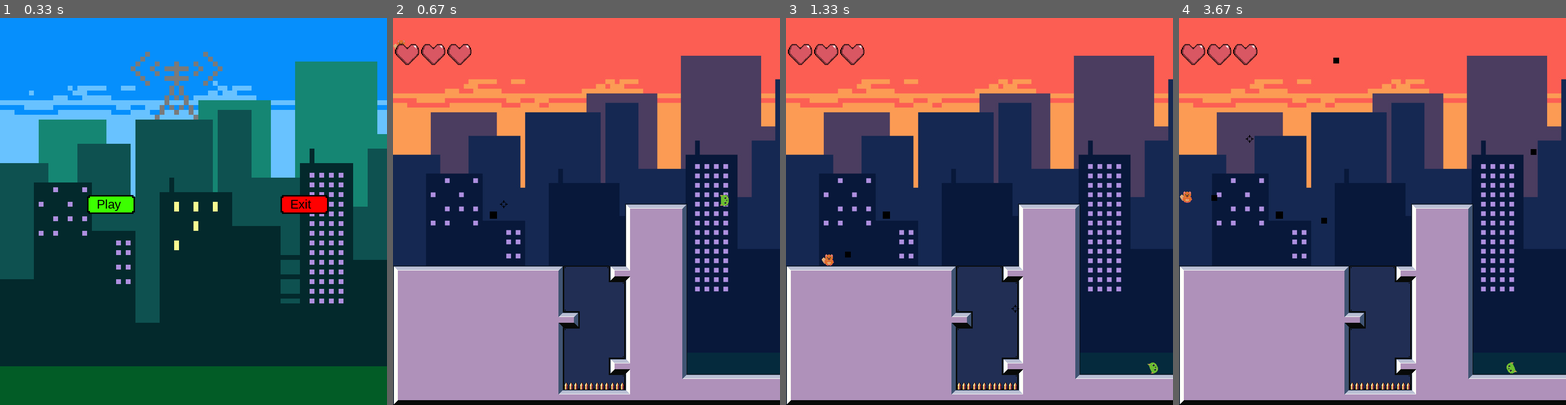
Above: before the commit, frames 1-4 (left to right).
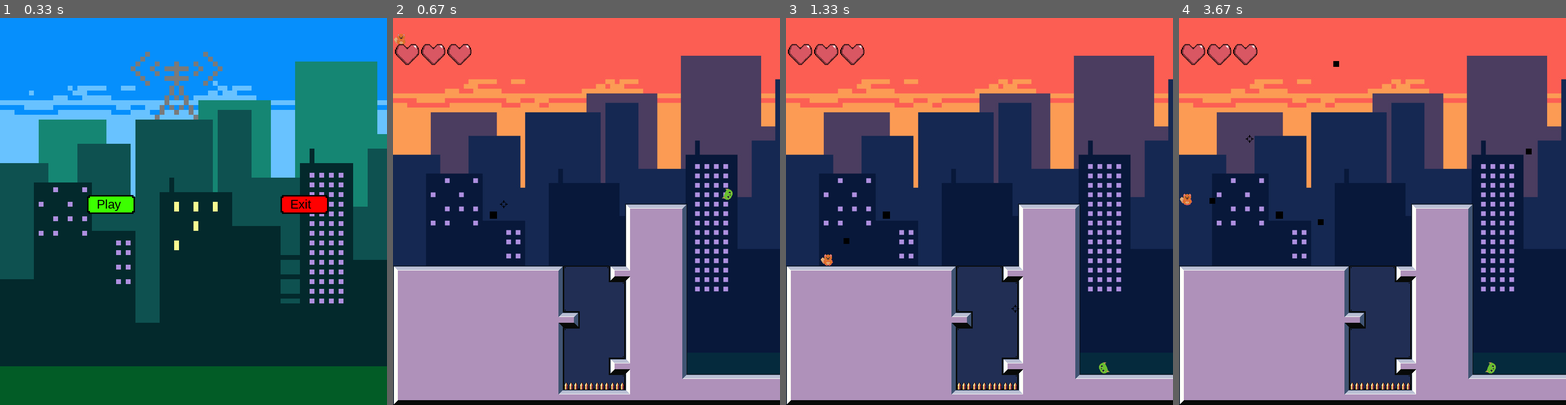
Above: after the commit, the same moments.

Repository: manucouto1/PyGame_5Gatos
Game: pygame game, started from src/main.py
The game is run twice, just before and just after one commit, with the same random seed, the same clock (stepped at 60 frames per second) and the same inputs.
Inputs (mouse positions are in pixels of both pictures, inside the frame that each line leads up to):
- Up to frame 1 (0.33 s): no input
- Up to frame 2 (0.67 s): click "Play" at 0.38 s
- Up to frame 3 (1.33 s): hold Right 0.67-1.13 s; move the mouse to (1018, 238) at 0.7 s; click (1014, 308) at 1.22 s
- Up to frame 4 (3.67 s): hold Up 1.5-1.8 s; click (1244, 76) at 1.58 s; hold Right 1.83-2.3 s; click (1453, 161) at 1.92 s; hold Left 2.33-2.87 s; click (1295, 149) at 2.42 s; hold Left 2.9-3.3 s; click (1418, 184) at 2.98 s; hold Up from 3.33 s (still down); click (1248, 137) at 3.42 s

Frame 1 is identical in both runs. In frame 2, 0.1% of the frame differs, in the area x 0-88%, y 4-49%; in frame 3, 0.2%; in frame 4, 0.3%, in the area x 0-93%, y 10-92%.

Commit message:
[FPS] Sincronización por tiempos raw

Diff:
--- a/src/game/director.py
+++ b/src/game/director.py
@@ -2,7 +2,7 @@
 from src.game.player import Player
 
 
-FPS = 20
+FPS = 30
 
 
 class Director:
@@ -44,7 +44,6 @@
     def run(self):
         while len(self.scenes) > 0:
             scene = self.scenes[len(self.scenes) - 1]
-
             self.loop(scene)
 
     def loop(self, scene):
@@ -52,10 +51,12 @@
         pg.event.clear()
         scene.init_level(self.player)
 
+        dt = self.clock.tick(FPS)
         while not self.exit:
+            print(dt)
             scene.events(pg.event.get())
-            scene.update()
+            scene.update(dt)
             scene.draw()
 
             pg.display.update()
-            self.clock.tick(FPS)
+            dt = self.clock.tick(FPS)
--- a/src/levels/level.py
+++ b/src/levels/level.py
@@ -50,6 +50,7 @@
                 raise ValueError("Problems with level config file")
 
     def init_level(self, player):
+        pg.mouse.set_visible(False)
         self.load_hero(player)
         self.load_platforms()
         self.load_enemies()
@@ -70,9 +71,8 @@
         self.dangerous.add(self.layers.get_dangerous())
 
     def load_enemies(self):
-        # todo Cargar enemigos desde json
         self.enemies = ScrollAdjustedGroup(self.camera.scroll)
-        Enemy((700, 320), 50, self.enemies)
+        Enemy((700, 320), 100, self.enemies)
 
     def load_events(self):
         self.zone_events = ScrollAdjustedGroup(self.camera.scroll)
@@ -96,17 +96,17 @@
     def check_event_reached(self):
         pg.sprite.spritecollide(self.hero, self.zone_events, dokill=True)
 
-    def update(self):
+    def update(self, dt):
         self.check_bullets_hits()
         self.check_event_reached()
-        # Para los enemigos algo parecido
+
         self.hero.is_hit(self.dangerous)
         self.hero.is_hit(self.enemies)
 
-        self.bullets.update()
         self.layers.update()
-        self.enemies.update(self.platforms)
-        self.camera.update(self.platforms, self.dangerous)
+        self.bullets.update(dt)
+        self.enemies.update(self.platforms, dt)
+        self.camera.update(self.platforms, self.dangerous, dt)
         self.cursor.update(pg.mouse.get_pos())
 
     def map_limit(self):
--- a/src/levels/testLevel.py
+++ /dev/null
@@ -1,14 +0,0 @@
-from levels.level import Level
-from utils import assets
-
-
-class TestLevel(Level):
-    def __init__(self):
-        super().__init__('test_level')
-        self.bg = assets.load_image("background.png")
-
-
-class TestLevel2(Level):
-    def __init__(self):
-        super().__init__('test_level')
-        self.bg = assets.load_image("background2.png")
--- a/src/menu/menu.py
+++ b/src/menu/menu.py
@@ -2,6 +2,7 @@
 from src.menu.screen import ScreenGUIInitial
 from src.sprites.pasive.cursor import Cursor
 from src.levels.level_2d_scroller import Scroller2D
+import src.utils.assets as assets
 
 
 class Menu:
@@ -14,8 +15,9 @@
         self.scenes_list.append(ScreenGUIInitial(self, "background2.png"))
         self.cursor = Cursor(pg.mouse.get_pos())
         self.show_initial_scene()
-        pg.mixer.music.load("sounds/menu.ogg")
-        self.init_sound = pg.mixer.Sound("sounds/init_game.wav")
+
+        pg.mixer.music.load(assets.path_to("sounds", "menu.ogg"))
+        self.init_sound = pg.mixer.Sound(assets.path_to("sounds", "init_game.wav"))
         pg.mixer.music.play(-1)
 
     # static menu
@@ -43,7 +45,7 @@
     def execute_game(self):
         pg.mixer.music.stop()
         self.init_sound.play()
-        pg.mixer.music.load("sounds/game.ogg")
+        pg.mixer.music.load(assets.path_to("sounds", "game.ogg"))
         pg.mixer.music.play(-1)
         self.director.stack_scene(Scroller2D("level1"))
 
--- a/src/sprites/active/active_entity.py
+++ b/src/sprites/active/active_entity.py
@@ -24,20 +24,20 @@
         self.jump_strength = 30
         self.num_jumps = 0
 
-    def idle_loop(self):
-        self.image = self.sheet[0].next()
+    def idle_loop(self, dt):
+        self.image = self.sheet[0].next(dt)
 
-    def walk_loop(self):
+    def walk_loop(self, dt):
         if self.direction == pg.K_LEFT:
-            self.image = self.sheet[2].next()
+            self.image = self.sheet[2].next(dt)
         elif self.direction == pg.K_RIGHT:
-            self.image = self.sheet[1].next()
+            self.image = self.sheet[1].next(dt)
 
-    def gravity(self):
+    def gravity(self, dt):
         if not self.onGround:
-            self.vel += GRAVITY
-            if self.vel.y > 100:
-                self.vel.y = 100
+            self.vel += (GRAVITY/50)*dt
+            if self.vel.y > 63:
+                self.vel.y = 63
 
     def jump(self):
         if self.onGround:
@@ -75,18 +75,14 @@
                     self.rect.bottom = p.rect.top
                     self.onGround = True
                     self.num_jumps = 0
-                    d = pg.sprite.spritecollide(self, platforms, False)
-                    if len(d) > 0:
-                        s = sorted(d, key=lambda e: e.rect.top, reverse=True)
-                        self.rect.bottom = s[0].rect.top
                 if yvel < 0:
                     self.rect.top = p.rect.bottom
                     self.vel.y = 0
 
-    def apply(self, platforms):
-        self.gravity()
-        self.rect.x += self.vel.x
+    def apply(self, platforms, dt):
+        self.gravity(dt)
+        self.rect.x += (self.vel.x/50 * dt)
         self.collide_ground(self.vel.x, 0, platforms)
-        self.rect.y += self.vel.y
+        self.rect.y += (self.vel.y/50 * dt)
         self.onGround = False
         self.collide_ground(0, self.vel.y, platforms)
--- a/src/sprites/active/enemy.py
+++ b/src/sprites/active/enemy.py
@@ -39,18 +39,18 @@
                 self.sheet.reset()
                 self.move_right()
 
-    def dead_loop(self):
-        self.image = self.sheet[3].next()
+    def dead_loop(self, dt):
+        self.image = self.sheet[3].next(dt)
 
-    def update(self, platforms):
+    def update(self, platforms, dt):
         if self.life > 0:
             self.move()
-            self.walk_loop()
-            self.apply(platforms)
+            self.walk_loop(dt)
+            self.apply(platforms, dt)
         else:
             self.vel.x = 0
-            self.dead_loop()
-            self.apply(platforms)
+            self.dead_loop(dt)
+            self.apply(platforms, dt)
 
     def is_hit(self):
         # TODO ver como implementar daño en enemigo
--- a/src/sprites/active/hero.py
+++ b/src/sprites/active/hero.py
@@ -5,9 +5,6 @@
 from src.sprites.active.active_entity import ActiveEntity
 import src.utils.assets as assets
 import time
-
-
-GRAVITY = pg.Vector2((0, 2.8))
 
 
 class Hero(ActiveEntity):
@@ -37,11 +34,11 @@
 
         return bullet
 
-    def walk_loop(self):
+    def walk_loop(self, dt):
         if self.direction == pg.K_LEFT:
-            self.image = self.sheet[1].next()
+            self.image = self.sheet[1].next(dt)
         elif self.direction == pg.K_RIGHT:
-            self.image = self.sheet[2].next()
+            self.image = self.sheet[2].next(dt)
 
     def is_hit(self, dangerous):
         collide_l = pg.sprite.spritecollideany(self, dangerous)
@@ -51,11 +48,11 @@
                 self.last_hit = new_hit
                 self.life.decrease()
 
-    def update(self, platforms, dangerous):
+    def update(self, platforms, _, dt):
         if self.movement:
-            self.walk_loop()
+            self.walk_loop(dt)
         else:
-            self.idle_loop()
+            self.idle_loop(dt)
         self.life.update()
-        self.apply(platforms)
+        self.apply(platforms, dt)
         self.reset_movement()
--- a/src/sprites/pasive/projectile.py
+++ b/src/sprites/pasive/projectile.py
@@ -1,7 +1,5 @@
 import pygame as pg
 import math
-
-GRAVITY = pg.Vector2((0, 4.8))
 
 
 class Projectile(pg.sprite.Sprite):
@@ -22,8 +20,8 @@
         slope_y = my - self.y
         self.angle = math.atan2(slope_y, slope_x)
 
-    def update(self):
-        self.x += math.cos(self.angle) * self.vel.x
-        self.y += math.sin(self.angle) * self.vel.y
+    def update(self, dt):
+        self.x += math.cos(self.angle) * self.vel.x / 50 * dt
+        self.y += math.sin(self.angle) * self.vel.y / 50 * dt
         self.rect.x = self.x
         self.rect.y = self.y
--- a/src/sprites/spritesheet.py
+++ b/src/sprites/spritesheet.py
@@ -9,10 +9,9 @@
 
     def image_at(self, rectangle, color_key=None):
         rect = pygame.Rect(rectangle)
+        image = pygame.Surface(rect.size, pygame.SRCALPHA)
+        image.blit(self.sheet, (0, 0), rect)
 
-        image = pygame.Surface(rect.size, pygame.SRCALPHA)
-
-        image.blit(self.sheet, (0, 0), rect)
         if color_key is not None:
             if color_key == -1:
                 color_key = image.get_at((0, 0))
@@ -40,6 +39,7 @@
         self.idx = 0
         self.frames_skip = [1] * rows
         self.frame = 1
+        self.dt_count = 0
 
     def __getitem__(self, item):
         self.row = item
@@ -52,15 +52,22 @@
     def reset(self):
         self.idx = 0
 
-    def next(self):
+    def next(self, dt):
+        self.dt_count += dt
+
         if self.idx >= len(self.images[0]):
             self.idx = 0
-        image = self.images[self.row][self.idx]
 
-        self.frame -= 1
-        if self.frame == 0:
-            self.idx += 1
-            self.frame = self.frames_skip[self.row]
+        if self.dt_count < 450/8:
+            image = self.images[self.row][self.idx]
+        else:
+            self.dt_count = 0
+            image = self.images[self.row][self.idx]
+
+            self.frame -= 1
+            if self.frame == 0:
+                self.idx += 1
+                self.frame = self.frames_skip[self.row]
 
         return image
 
Not shown, added: assets/sounds/game.ogg
Not shown, added: assets/sounds/init_game.wav
Not shown, added: assets/sounds/menu.ogg
